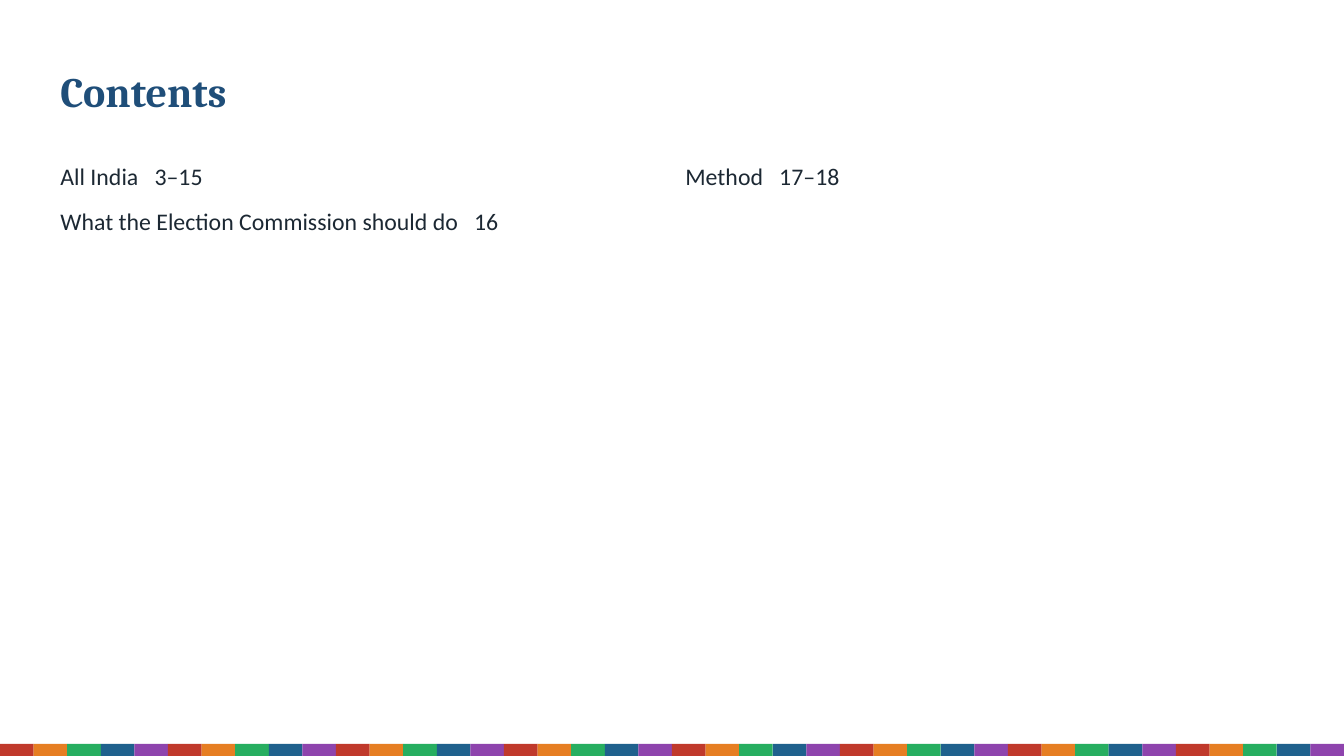
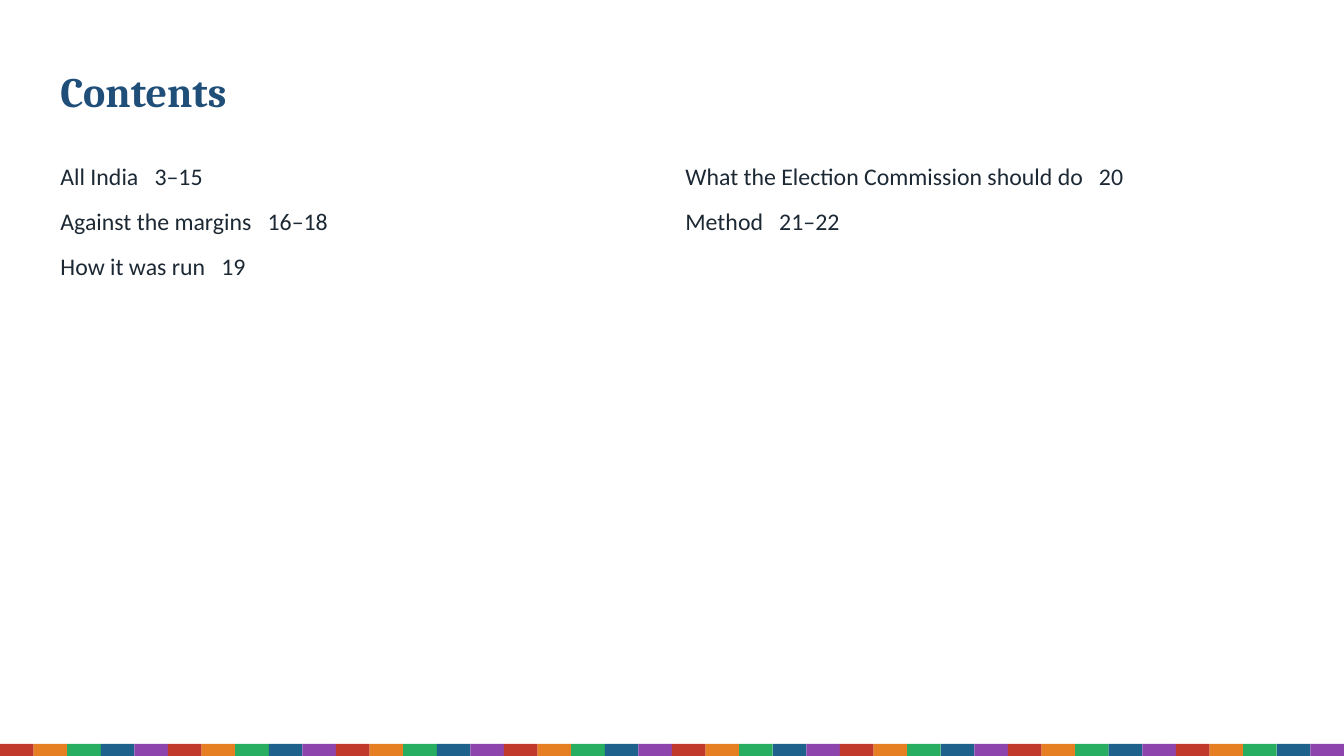
Before and after one commit to Varnasr/INDIA-DATA, a slide deck: slide 2 of reports/sir-india-deck.pptx. Drawn at 1344x756 pixels with LibreOffice and Linux fonts; fonts in the diff are those of the drawing. Boxes give left, top, right and bottom in pixels: in the first picture for what was removed or moved away, otherwise in the second. Text is boxed around its words. In the diff, an @@ line names an element or a change of style, - is before the commit and + after.

```diff
--- a/reports/sir-india-deck.pptx
+++ b/reports/sir-india-deck.pptx
@@ text at box(685, 168, 1123, 230): text changed @@
-Method 17–18
+What the Election Commission should do 20
+Method 21–22
@@ text at box(60, 213, 328, 275): text changed @@
-What the Election Commission should do 16
+Against the margins 16–18
+How it was run 19
```
Also in this commit, not shown: 2 other slides changed, 4 slides added, 15 other files.
